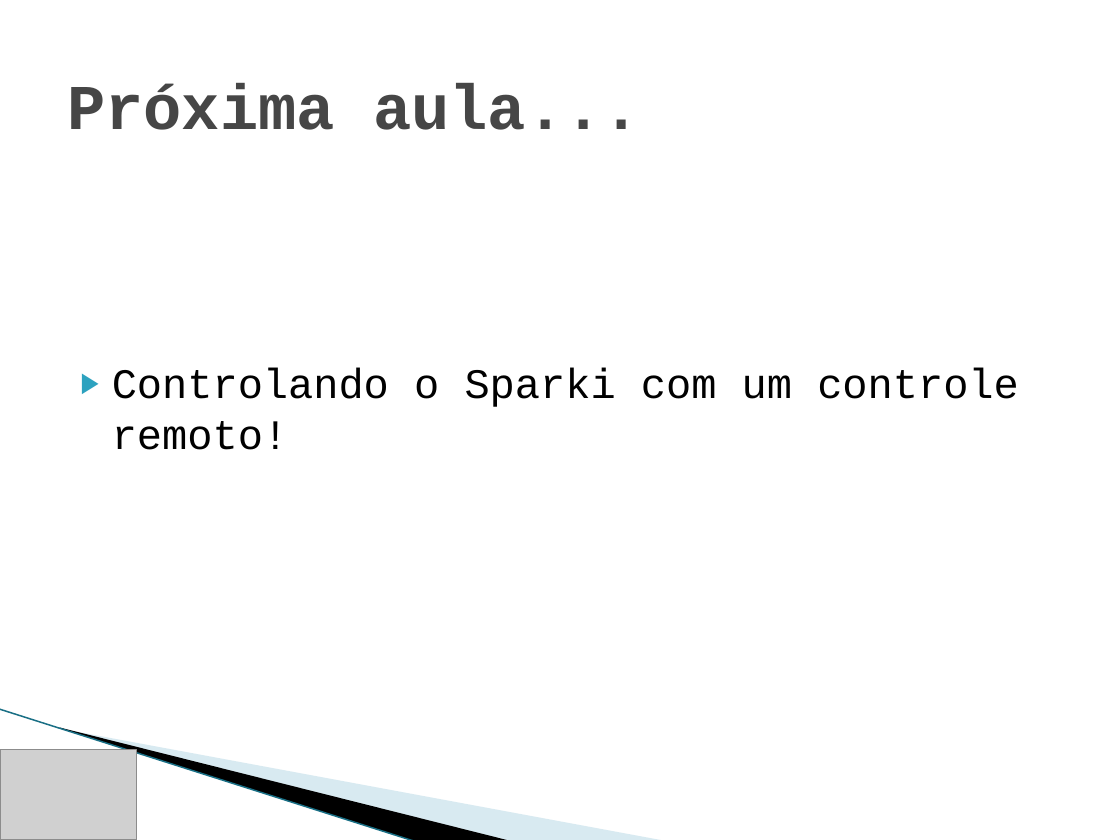
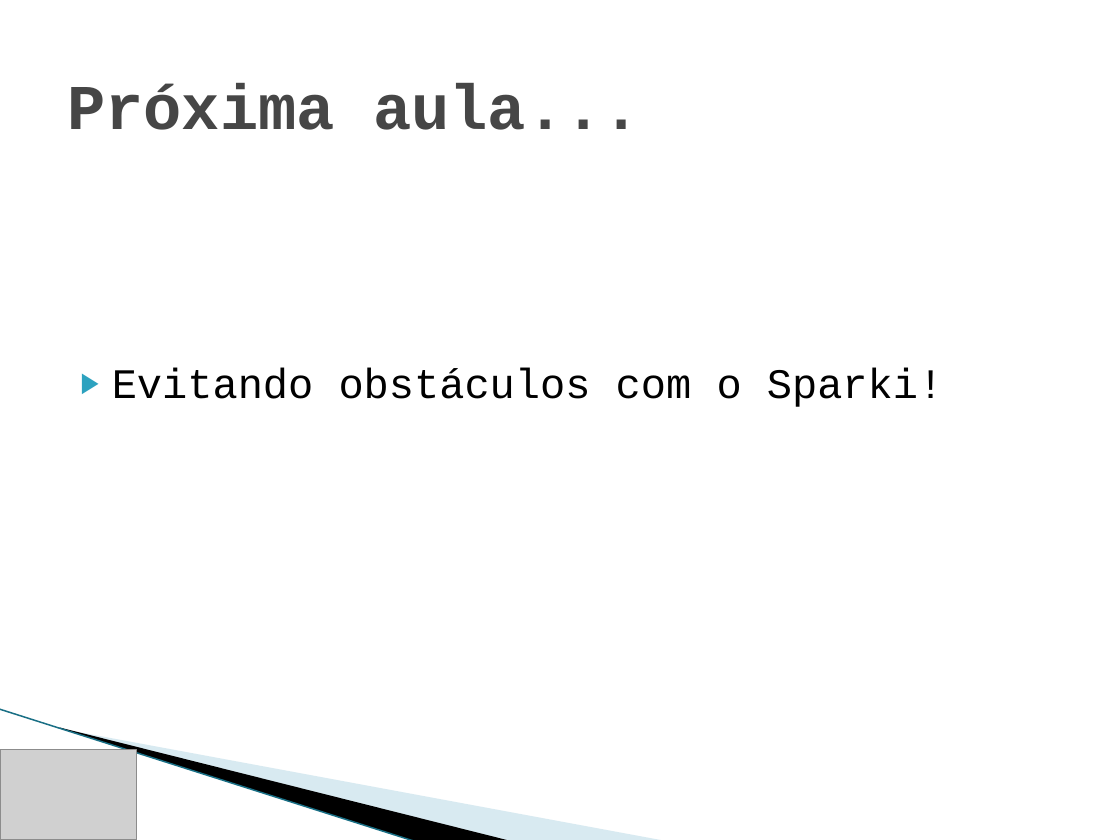
Before and after one commit to IEEE-RAS-UnB/edubot, a slide deck: slide 13 of Aula 02/Aula 02.pptx (slide 18 before the commit). Drawn at 1120x840 pixels with LibreOffice and Linux fonts; fonts in the diff are those of the drawing; grey boxes stand for pictures; background and template pictures are left out. Boxes give left, top, right and bottom in pixels: in the first picture for what was removed or moved away, otherwise in the second. Text is boxed around its words. In the diff, an @@ line names an element or a change of style, - is before the commit and + after.

```diff
--- a/Aula 02/Aula 02.pptx
+++ b/Aula 02/Aula 02.pptx
@@ text at box(112, 368, 943, 407): text changed @@
-▶ Controlando o Sparki com um controle remoto!
+▶ Evitando obstáculos com o Sparki!
```
Also in this commit, not shown: 1 other slide changed, 5 slides removed, 2 other files.
